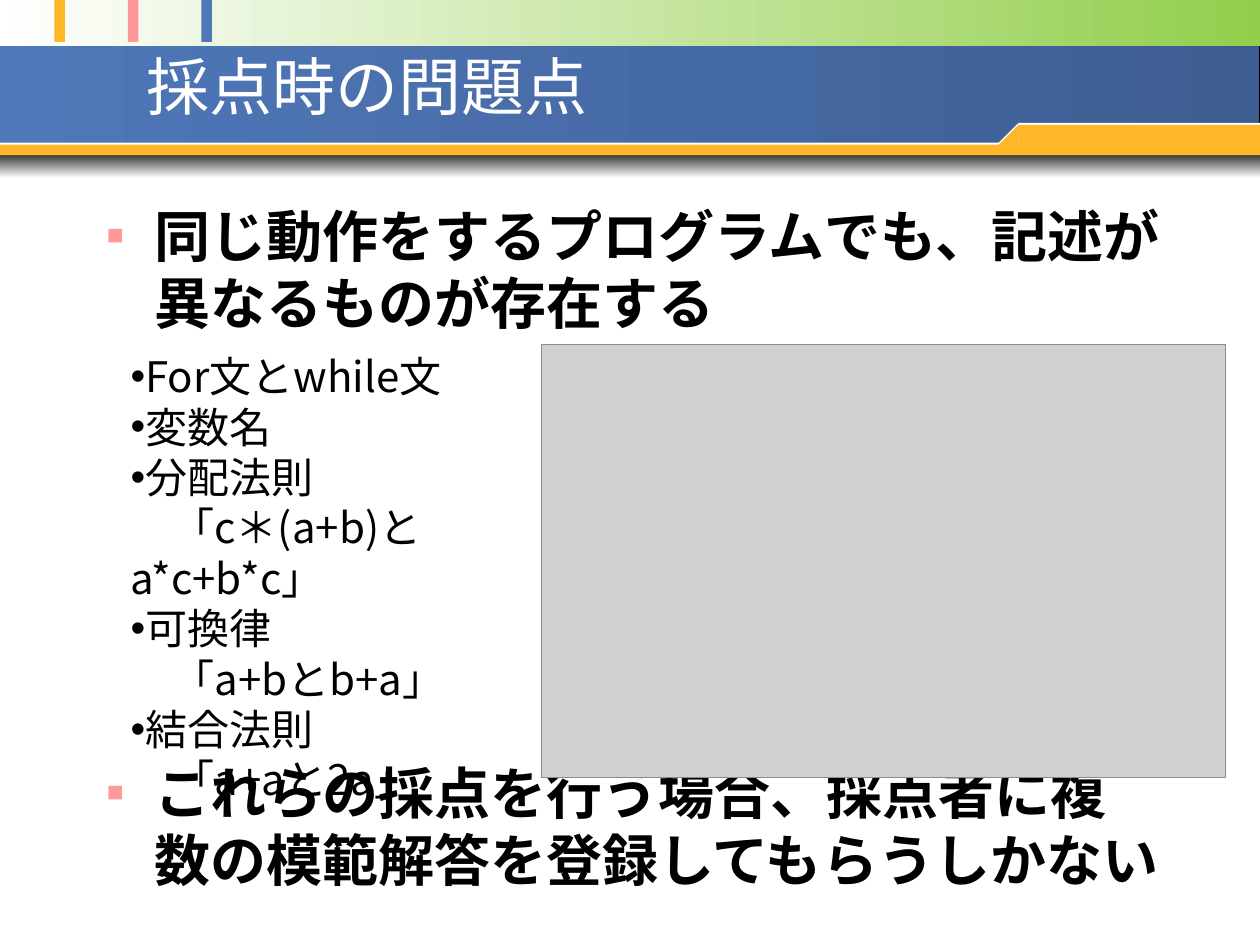
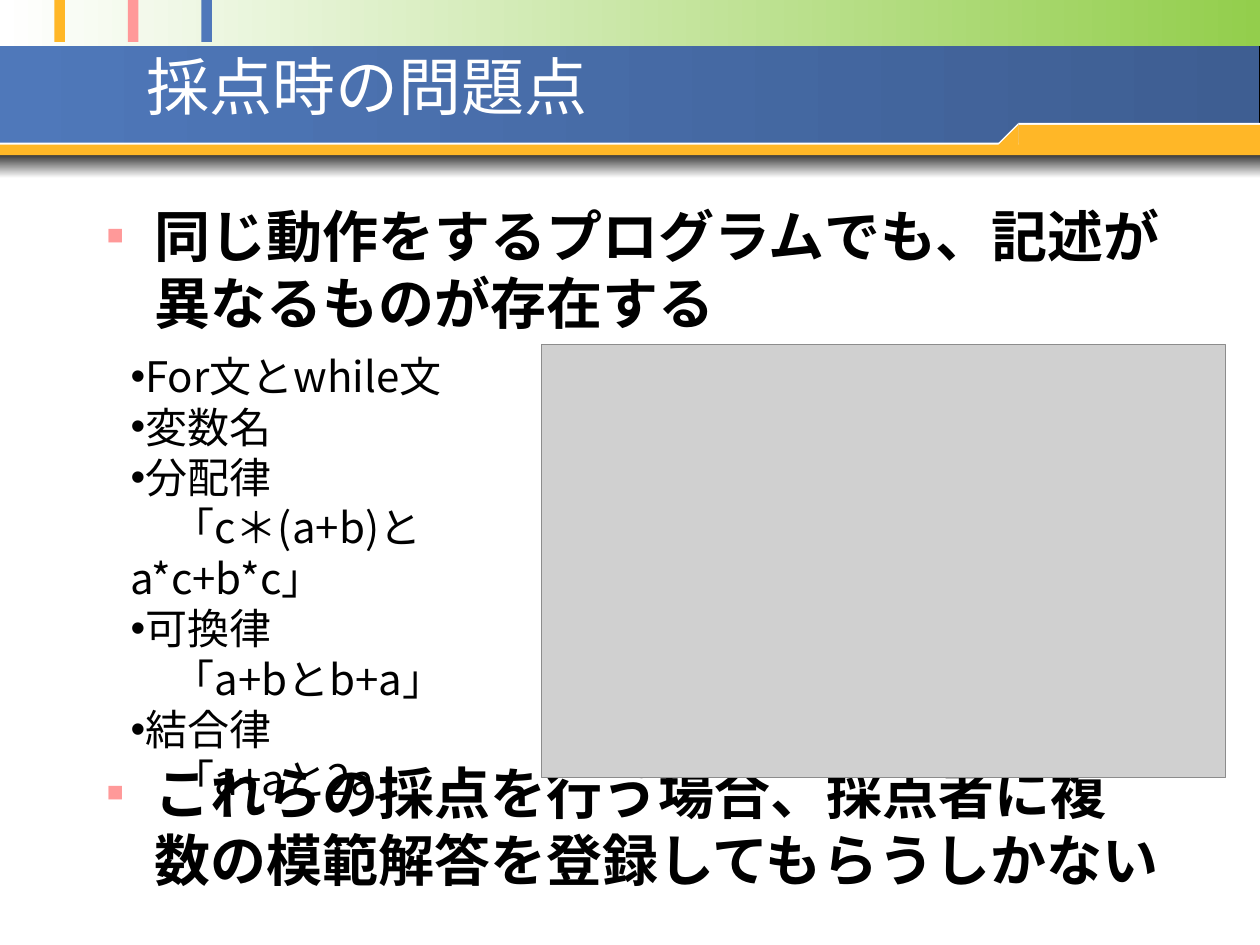
Before and after one commit to opu-yokotalab/learn-ari-thesis, a slide deck: slide 24 of pptx/20100127~発表資料1.pptx. Drawn at 1260x945 pixels with LibreOffice and Linux fonts; fonts in the diff are those of the drawing; grey boxes stand for pictures. Boxes give left, top, right and bottom in pixels: in the first picture for what was removed or moved away, otherwise in the second. Text is boxed around its words. In the diff, an @@ line names an element or a change of style, - is before the commit and + after.

```diff
--- a/pptx/20100127~発表資料1.pptx
+++ b/pptx/20100127~発表資料1.pptx
@@ text at bbox=[145, 457, 271, 497]: text changed @@
-• 分配法則
+• 分配律
@@ text at bbox=[145, 709, 271, 749]: text changed @@
-• 結合法則
+• 結合律
```
Also in this commit, not shown: 16 other slides changed, 1 slide added, 17 other files.
